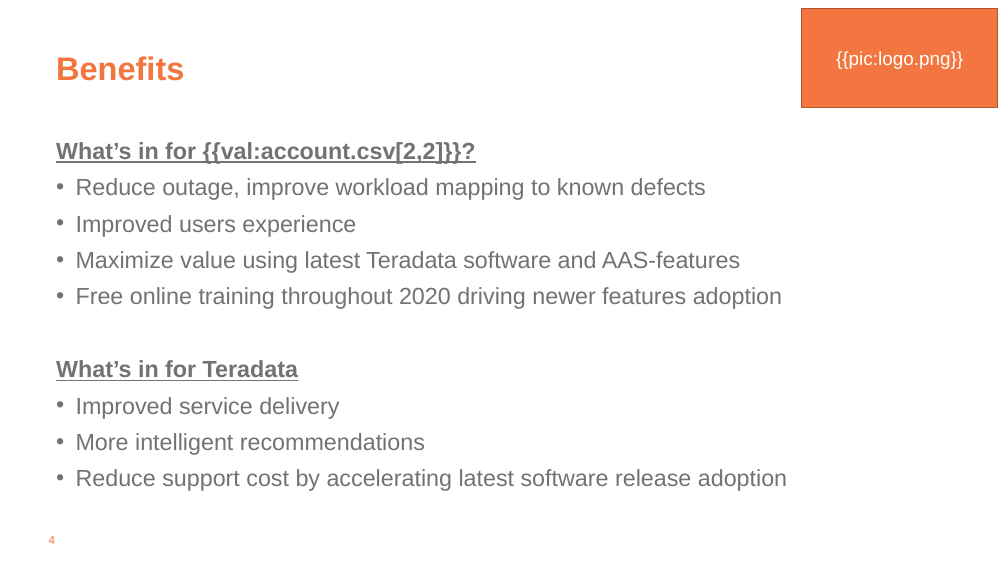
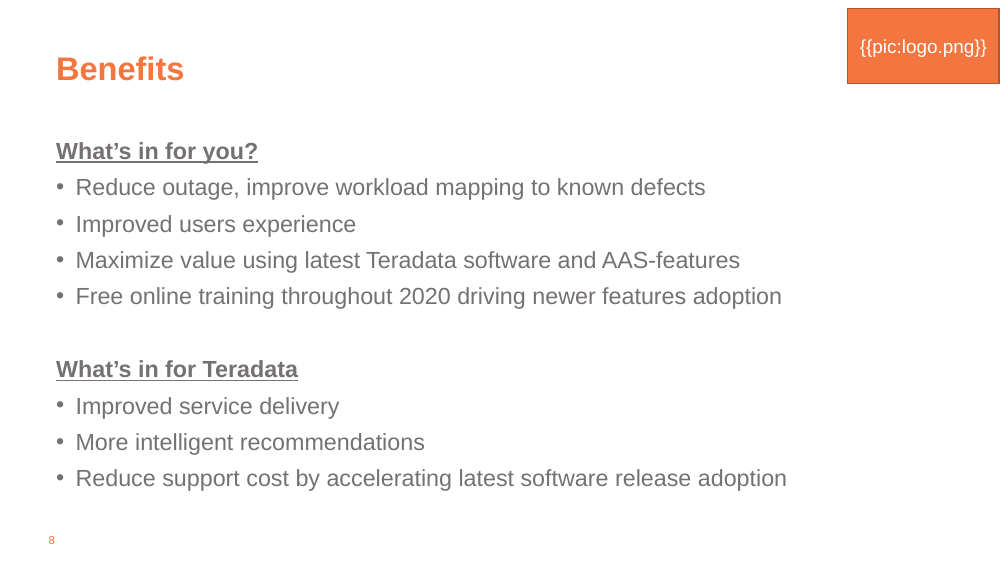
Before and after one commit to tdcoa/sql, a slide deck: slide 8 of filesets/success_plan/success_plan.pptx (slide 4 before the commit). Drawn at 1008x567 pixels with LibreOffice and Linux fonts; fonts in the diff are those of the drawing; background and template pictures are left out. Boxes give left, top, right and bottom in pixels: in the first picture for what was removed or moved away, otherwise in the second. Text is boxed around its words. In the diff, an @@ line names an element or a change of style, - is before the commit and + after.

```diff
--- a/filesets/success_plan/success_plan.pptx
+++ b/filesets/success_plan/success_plan.pptx
@@ rectangle "{{pic:logo.png}}" resized from (x1=802, y1=9, x2=998, y2=107) to (x1=848, y1=8, x2=1000, y2=84) @@
@@ text at (x1=56, y1=142, x2=259, y2=164): text changed @@
-What’s in for {{val:account.csv[2,2]}}?
+What’s in for you?
@@ page number at (x1=49, y1=536, x2=55, y2=544): text changed @@
-4
+8
```
Also in this commit, not shown: 2 other slides changed, 4 slides added, 1 slide removed.
